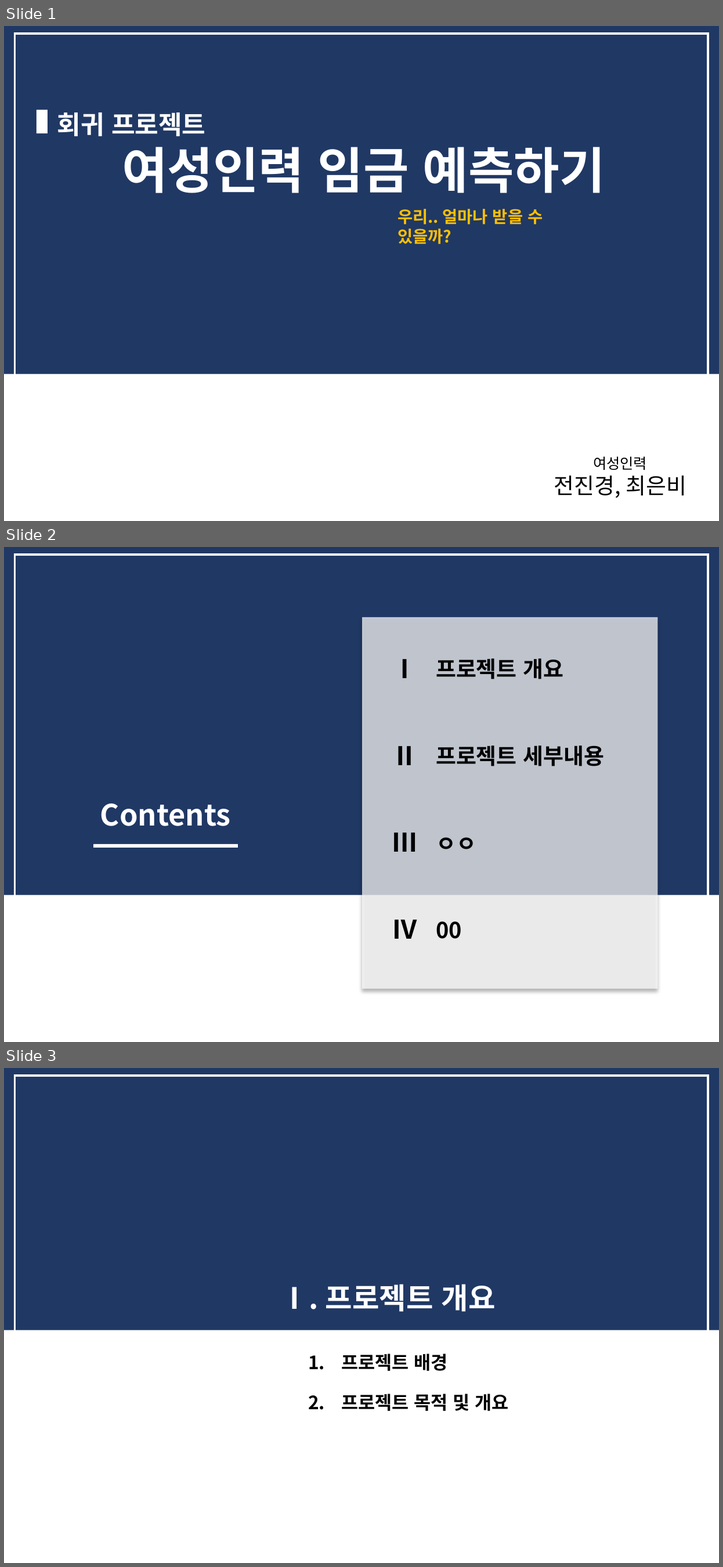
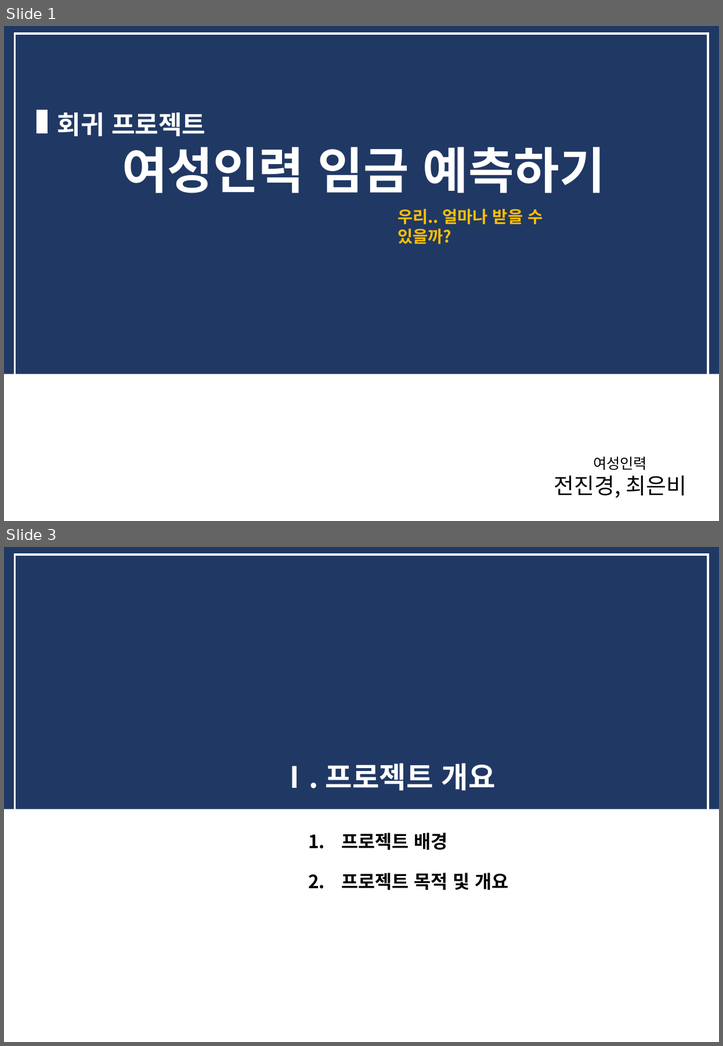
Before and after one commit to dss-14th/Regression_3_project, a slide deck: 여성임금 예측프로젝트.pptx. Shown one above the other, each under a label of ours: slides 1, 2 and 3 before the commit, slides 1 and 3 after it; the slides between them are not shown. The pictures are 723x1567 and 723x1046 pixels, drawn with LibreOffice and Linux fonts; fonts in the diff are those of the drawing. Boxes give left, top, right and bottom in pixels: in the first picture for what was removed or moved away, otherwise in the second. Text is boxed around its words. In the diff, an @@ line names an element or a change of style, - is before the commit and + after.

```diff
--- a/여성임금 예측프로젝트.pptx
+++ b/여성임금 예측프로젝트.pptx
@@ slide 2 removed at (x1=4, y1=547, x2=719, y2=1042), background #FFFFFF; not listed: 1 template element that a slide beside it also shows @@
@@ rectangle removed at (x1=14, y1=555, x2=708, y2=1009) @@
@@ rectangle removed at (x1=362, y1=617, x2=658, y2=988) @@
@@ text removed at (x1=391, y1=659, x2=417, y2=678) @@
-Ⅰ
@@ text removed at (x1=436, y1=658, x2=563, y2=679) @@
-프로젝트 개요
@@ text removed at (x1=391, y1=746, x2=417, y2=765) @@
-Ⅱ
@@ text removed at (x1=436, y1=745, x2=604, y2=766) @@
-프로젝트 세부내용
@@ text removed at (x1=100, y1=803, x2=231, y2=826) @@
-Contents
@@ text removed at (x1=391, y1=832, x2=417, y2=851) @@
-Ⅲ
@@ text removed at (x1=436, y1=837, x2=476, y2=849) @@
-ㅇㅇ
@@ rectangle removed at (x1=94, y1=844, x2=238, y2=847) @@
@@ text removed at (x1=391, y1=919, x2=417, y2=939) @@
-Ⅳ
@@ text removed at (x1=436, y1=921, x2=462, y2=939) @@
-00
```
Also in this commit, not shown: 5 slides changed, 4 slides added, 4 other files.
